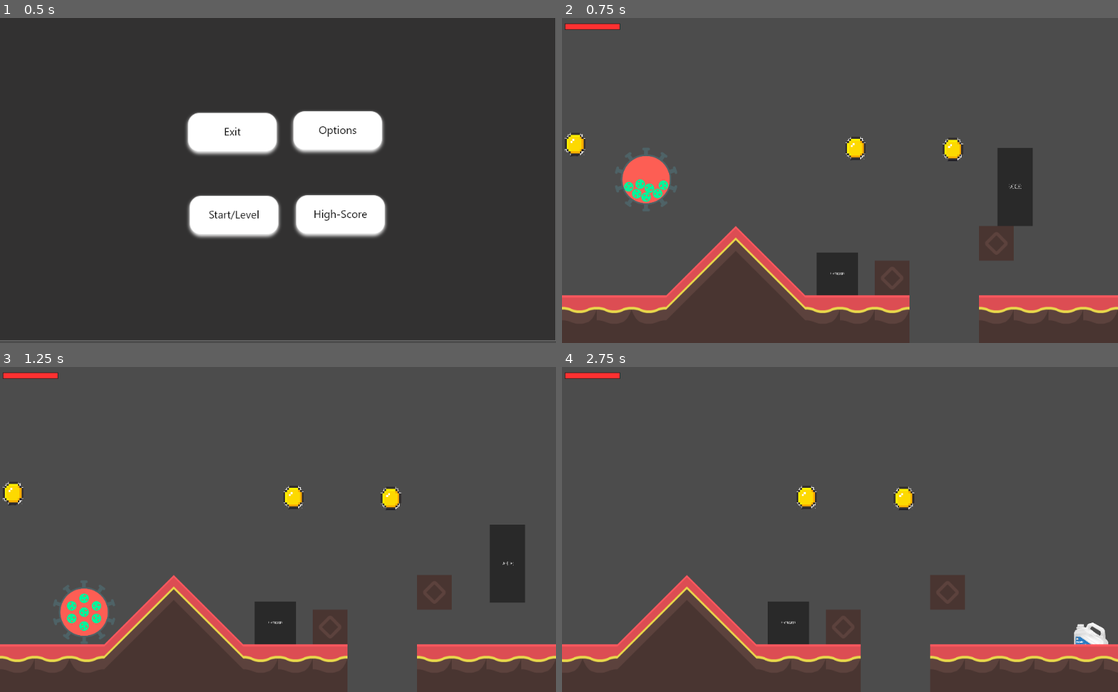
Above: before the commit, frames 1-4 (two rows, left to right).
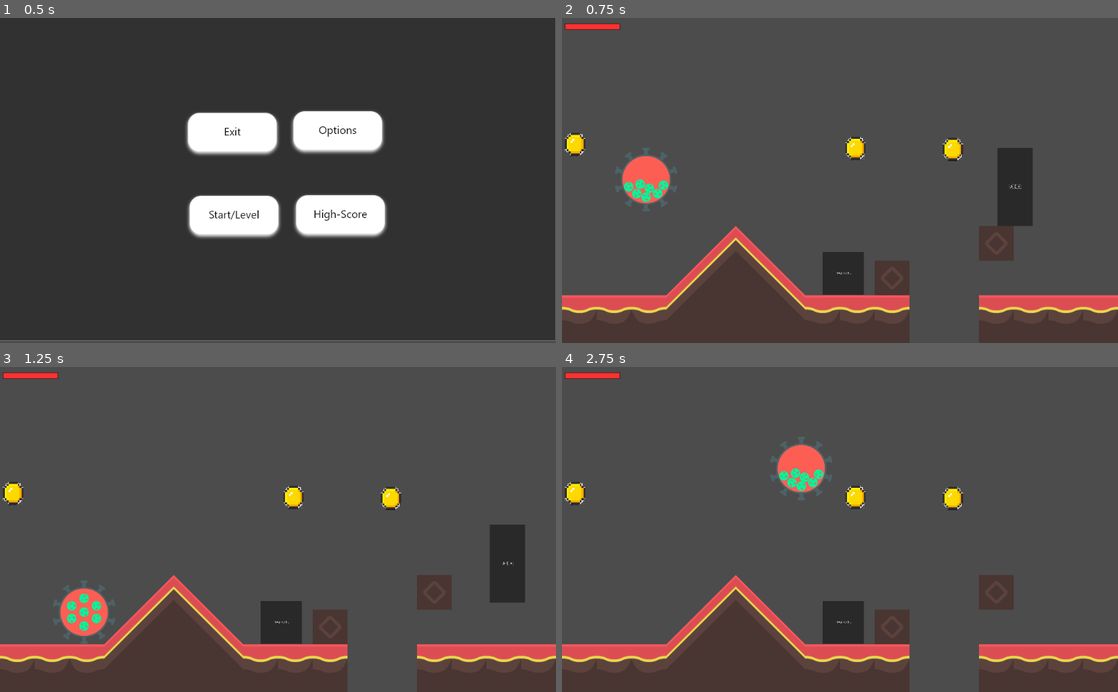
Above: after the commit, the same moments.

Repository: INF19IT2/2d-Jump-n-Run-SE
Game: Godot game, scene res://Scenes/MainScene/MainScene.tscn
The game is run twice, just before and just after one commit, with the same random seed, the same clock (stepped at 60 frames per second) and the same inputs. The engine's default icon, where the game draws it, is replaced by a stand-in: a white triangle on a blue panel in a dark square.
Inputs (mouse positions are in pixels of both pictures, inside the frame that each line leads up to):
- Up to frame 1 (0.5 s): no input
- Up to frame 2 (0.75 s): click (795, 216) at 0.5 s
- Up to frame 3 (1.25 s): no input
- Up to frame 4 (2.75 s): tap Enter (shoot) at 1.25 s; hold Shift (running, bound only before the commit) 1.28-2.03 s; hold D (move_right) from 1.28 s (still down); tap W (move_up) at 1.52, 2.27 s; tap Shift (running, bound only before the commit) at 2.1 s

Frame 1 is identical in both runs. In frame 2, 0.3% of the frame differs, in the area x 45-55%, y 72-86%; in frame 3, 0.3%; in frame 4, 13%, in the area x 0-100%, y 21-100%.

Commit message:
merged all features for last lesson presentation

Diff:
--- a/2d-Jump-n-Run-SE/Scenes/First_Level/First_Level.tscn
+++ b/2d-Jump-n-Run-SE/Scenes/First_Level/First_Level.tscn
@@ -5,9 +5,8 @@
 [ext_resource path="res://Scenes/Objects/Player.tscn" type="PackedScene" id=3]
 [ext_resource path="res://Scenes/Objects/Collectable.tscn" type="PackedScene" id=4]
 [ext_resource path="res://Scenes/Objects/Dummy.tscn" type="PackedScene" id=5]
-[ext_resource path="res://Scenes/Objects/Checkpoint.tscn" type="PackedScene" id=6]
-[ext_resource path="res://Scenes/Objects/Puddle.tscn" type="PackedScene" id=7]
-
+[ext_resource path="res://Scenes/Objects/Puddle.tscn" type="PackedScene" id=6]
+[ext_resource path="res://Scenes/Objects/Checkpoint.tscn" type="PackedScene" id=7]
 
 [node name="Node2D" type="Node2D"]
 
@@ -49,8 +48,8 @@
 [node name="KinematicBody2D" parent="." instance=ExtResource( 5 )]
 position = Vector2( 801, 310 )
 
-[node name="Checkpoint" parent="." instance=ExtResource( 6 )]
-position = Vector2( 507.315, 472.74 )
+[node name="Puddle" parent="." instance=ExtResource( 6 )]
+position = Vector2( 1067.7, 518.265 )
 
-[node name="Puddle" parent="." instance=ExtResource( 7 )]
-position = Vector2( 1067.7, 518.265 )
+[node name="Checkpoint" parent="." instance=ExtResource( 7 )]
+position = Vector2( 518.414, 471.218 )
--- a/2d-Jump-n-Run-SE/Scenes/Objects/Player.tscn
+++ b/2d-Jump-n-Run-SE/Scenes/Objects/Player.tscn
@@ -1,5 +1,4 @@
 [gd_scene load_steps=8 format=2]
-
 
 [ext_resource path="res://imagesFiles/Player_Model/Virus.png" type="Texture" id=1]
 [ext_resource path="res://Scripts/Player_Modell/Player_Script.gd" type="Script" id=2]
@@ -28,21 +27,19 @@
 scale = Vector2( 0.4, 0.4 )
 texture = ExtResource( 4 )
 
-
 [node name="Virus_Jump" type="Sprite" parent="."]
 visible = false
 scale = Vector2( 0.4, 0.4 )
 texture = ExtResource( 5 )
 
 [node name="CollisionShape2D" type="CollisionShape2D" parent="."]
-
-shape = SubResource( 2 )
+shape = SubResource( 1 )
 
 [node name="ducking_CollisionShape2D" type="CollisionShape2D" parent="."]
 visible = false
 position = Vector2( 3.047, 28.859 )
 rotation = 1.5708
-shape = SubResource( 3 )
+shape = SubResource( 2 )
 
 [node name="HealthBar" parent="." instance=ExtResource( 3 )]
 
--- a/2d-Jump-n-Run-SE/Scripts/Player_Modell/Player_Script.gd
+++ b/2d-Jump-n-Run-SE/Scripts/Player_Modell/Player_Script.gd
@@ -35,7 +35,7 @@
 var velocity = Vector2()
 var facingRight = true
 
-var pos = Vector2()
+var pos = Vector2(155, 186)
 
 
 #gets called when the node and its children have entered the scene tree
--- a/2d-Jump-n-Run-SE/project.godot
+++ b/2d-Jump-n-Run-SE/project.godot
@@ -46,13 +46,6 @@
 , Object(InputEventKey,"resource_local_to_scene":false,"resource_name":"","device":0,"alt":false,"shift":false,"control":false,"meta":false,"command":false,"pressed":false,"scancode":16777232,"unicode":0,"echo":false,"script":null)
  ]
 }
-
-running={
-"deadzone": 0.5,
-"events": [ Object(InputEventKey,"resource_local_to_scene":false,"resource_name":"","device":0,"alt":false,"shift":false,"control":false,"meta":false,"command":false,"pressed":false,"scancode":16777237,"unicode":0,"echo":false,"script":null)
- ]
-}
-
 shoot={
 "deadzone": 0.5,
 "events": [ Object(InputEventKey,"resource_local_to_scene":false,"resource_name":"","device":0,"alt":false,"shift":false,"control":false,"meta":false,"command":false,"pressed":false,"scancode":16777221,"unicode":0,"echo":false,"script":null)
@@ -73,7 +66,6 @@
 
 Layer=false
 
-
 [rendering]
 
 environment/default_environment="res://default_env.tres"
Not shown: 1 places in 2d-Jump-n-Run-SE/Scenes/Objects/Player.tscn that only renumber resources
